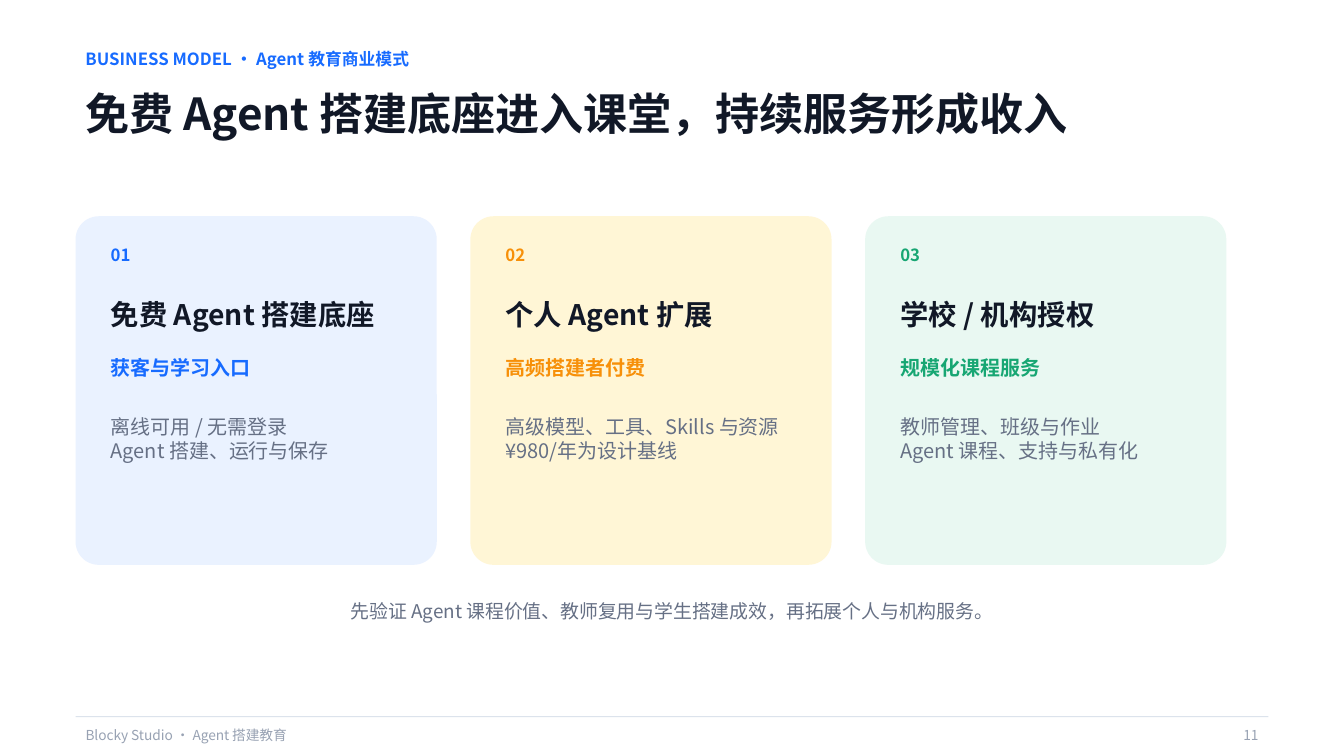
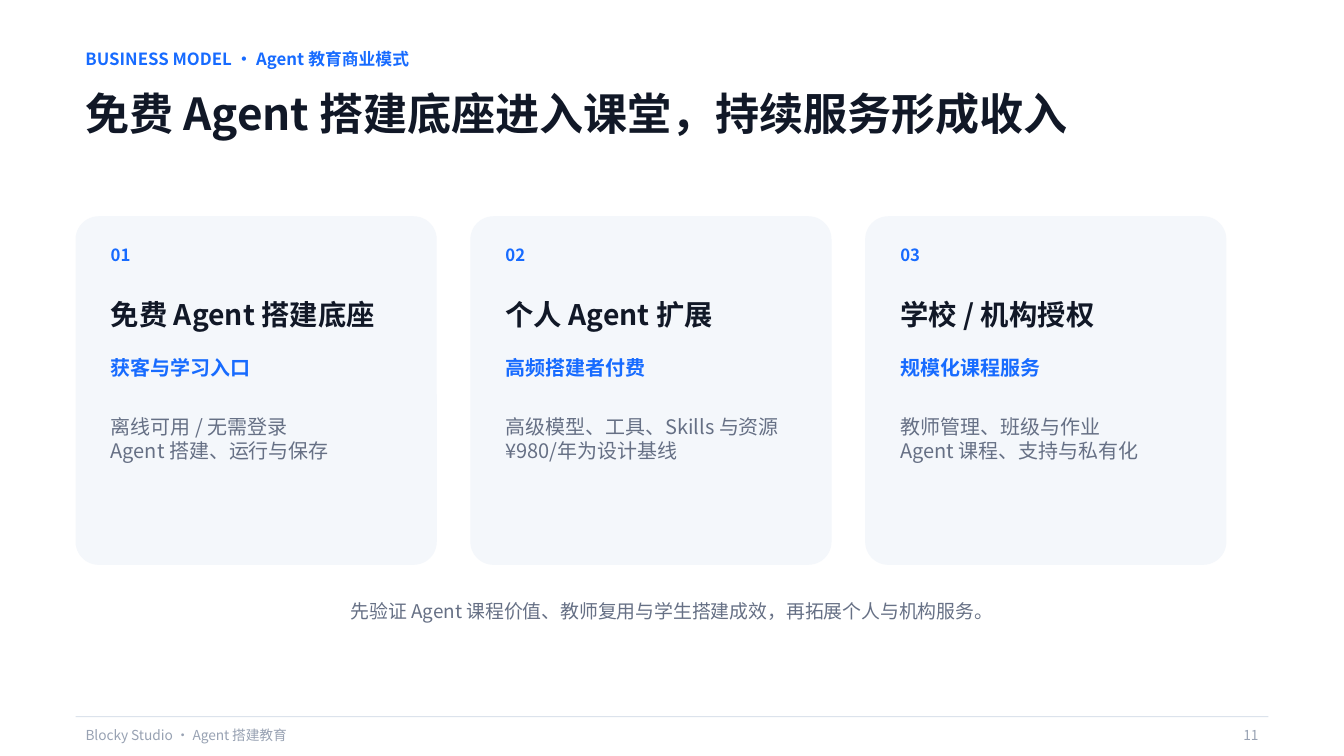
Before and after one commit to q2955161835-debug/Blocky-AI, a slide deck: slide 11 of PPT与商业计划书/Blocky-Studio-息壤杯-AI+教育.pptx. Drawn at 1344x756 pixels with LibreOffice and Linux fonts; fonts in the diff are those of the drawing. Boxes give left, top, right and bottom in pixels: in the first picture for what was removed or moved away, otherwise in the second. Text is boxed around its words. In the diff, an @@ line names an element or a change of style, - is before the commit and + after.

Commit message:
docs: unify competition deck color semantics

```diff
--- a/PPT与商业计划书/Blocky-Studio-息壤杯-AI+教育.pptx
+++ b/PPT与商业计划书/Blocky-Studio-息壤杯-AI+教育.pptx
@@ rounded rectangle at [471, 217, 832, 566]: fill #FFF6D6 to #F4F7FB @@
@@ rounded rectangle at [865, 217, 1226, 566]: fill #E9F8F2 to #F4F7FB @@
@@ text "02" at [505, 248, 525, 261]: text colour #F79009 to #176BFF @@
@@ text "03" at [900, 248, 920, 262]: text colour #17A673 to #176BFF @@
@@ text "高频搭建者付费" at [505, 358, 645, 377]: text colour #F79009 to #176BFF @@
@@ text "规模化课程服务" at [900, 358, 1040, 377]: text colour #17A673 to #176BFF @@
```
Also in this commit, not shown: 12 other slides changed, 1 other file.
